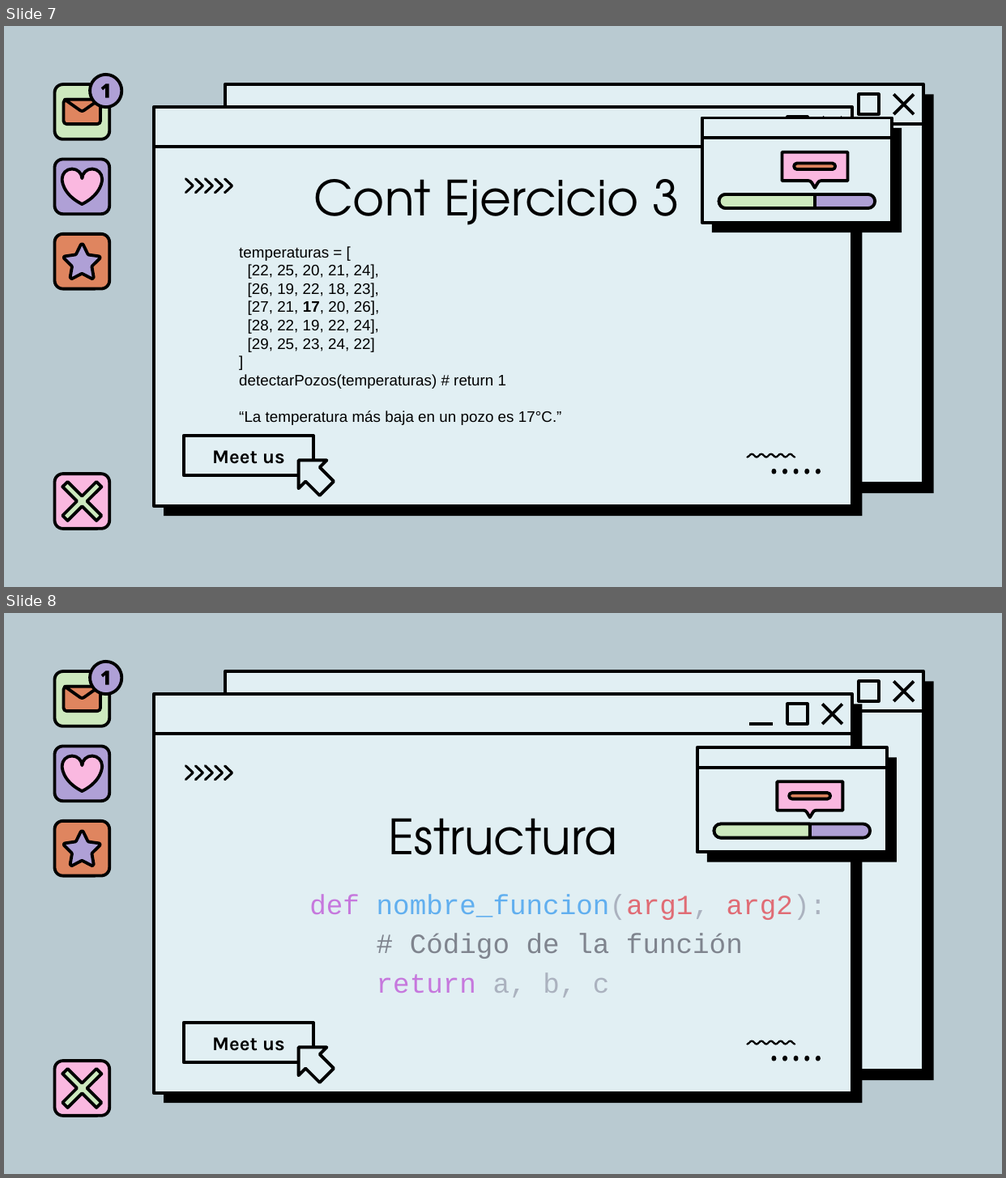
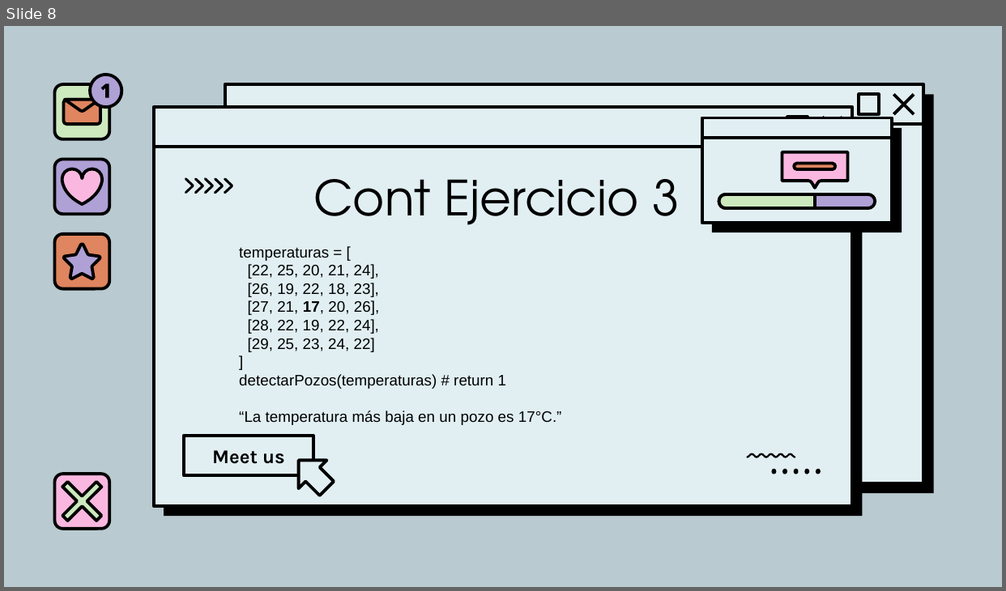
Before and after one commit to Dduhalde/TICS100, a slide deck: 2025-1/PPT/Ayudantía 12 Programación.pptx. Shown one above the other, each under a label of ours: slides 7 and 8 before the commit, slide 8 after it. The pictures are 1006x1178 and 1006x591 pixels, drawn with LibreOffice and Linux fonts; fonts in the diff are those of the drawing; background and template pictures are left out. Boxes give left, top, right and bottom in pixels: in the first picture for what was removed or moved away, otherwise in the second. Text is boxed around its words. In the diff, an @@ line names an element or a change of style, - is before the commit and + after.

```diff
--- a/2025-1/PPT/Ayudantía 12 Programación.pptx
+++ b/2025-1/PPT/Ayudantía 12 Programación.pptx
@@ slide 8 removed at (4,613,1002,1174), background #B9CAD1; not listed: 12 template elements that a slide beside it also shows @@
@@ group removed at (55,662,124,726): 4 freeform shapes, 1 rounded rectangle @@
@@ line removed from (749, 724) to (773, 724) @@
@@ rounded rectangle removed at (55,746,110,801) @@
@@ freeform shape removed at (61,756,103,790) @@
@@ freeform shape removed at (184,764,233,781) @@
@@ group removed at (697,747,896,862): 4 freeform shapes, 2 rounded rectangles, 1 line @@
@@ rounded rectangle removed at (55,820,110,875) @@
@@ freeform shape removed at (64,831,101,866) @@
@@ title removed at (388,818,617,855) @@
-Estructura
@@ subtitle removed at (309,894,826,998) @@
-def nombre_funcion(arg1, arg2):
-# Código de la función
-return a, b, c
@@ rectangle removed at (184,1023,313,1063) @@
-Meet us
@@ up arrow removed at (284,1034,341,1090) @@
@@ freeform shape removed at (747,1040,796,1046) @@
@@ plus removed at (48,1054,116,1122) @@
@@ rounded rectangle removed at (55,1061,110,1116) @@
@@ freeform shape removed at (771,1056,821,1063) @@
@@ what was slide 7 is now slide 8 @@
```
Also in this commit, not shown: 1 slide added, 8 other slides removed, 1 other file.
